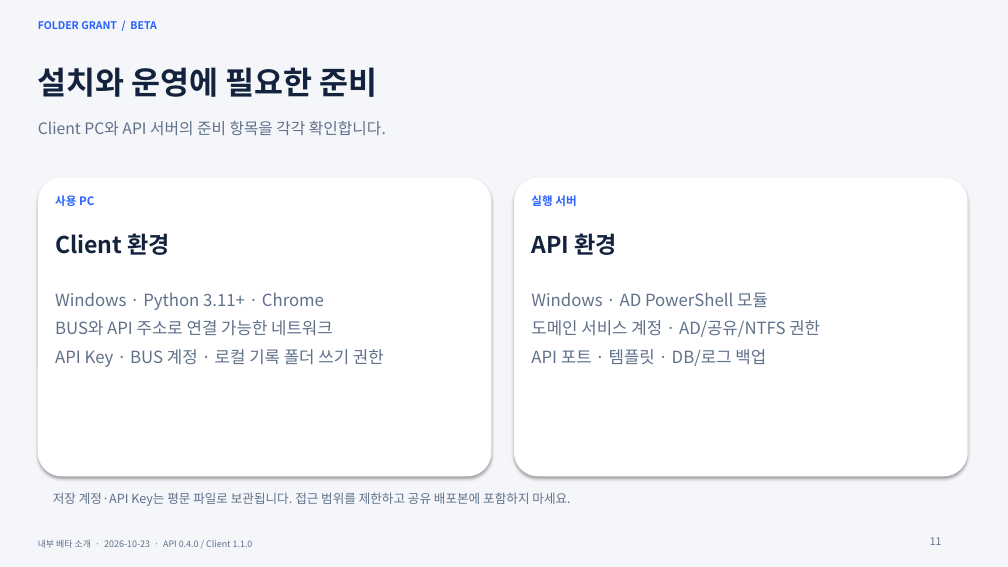
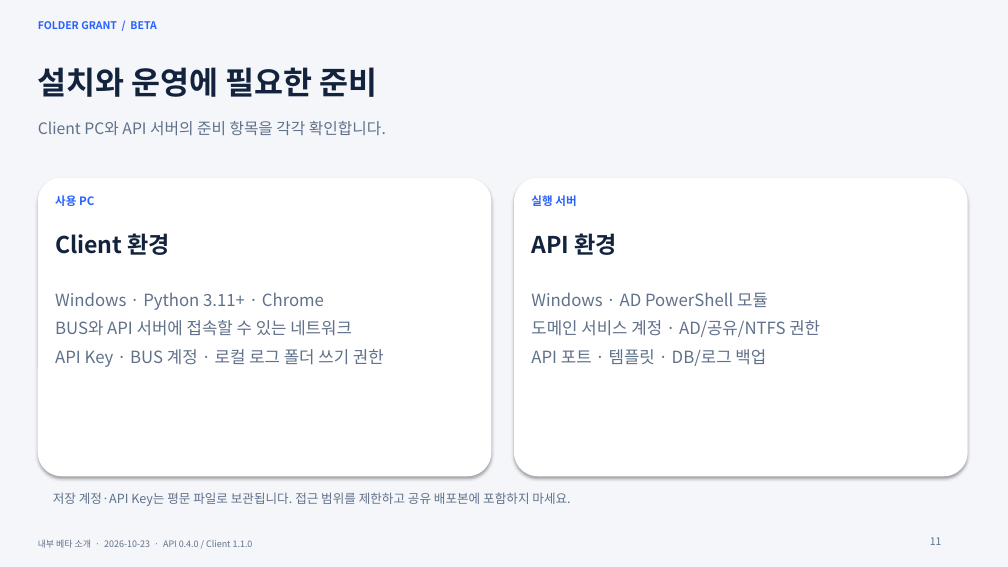
Before and after one commit to Corggi-Kim/Folder-Grant-Tool, a slide deck: slide 11 of docs/Folder_Grant_프로그램_소개서_Beta.pptx. Drawn at 1008x567 pixels with LibreOffice and Linux fonts; fonts in the diff are those of the drawing. Boxes give left, top, right and bottom in pixels: in the first picture for what was removed or moved away, otherwise in the second. Text is boxed around its words. In the diff, an @@ line names an element or a change of style, - is before the commit and + after.

```diff
--- a/docs/Folder_Grant_프로그램_소개서_Beta.pptx
+++ b/docs/Folder_Grant_프로그램_소개서_Beta.pptx
@@ text at box(55, 320, 384, 367): text changed @@
-BUS와 API 주소로 연결 가능한 네트워크
-API Key · BUS 계정 · 로컬 기록 폴더 쓰기 권한
+BUS와 API 서버에 접속할 수 있는 네트워크
+API Key · BUS 계정 · 로컬 로그 폴더 쓰기 권한
```
Also in this commit, not shown: 13 other slides changed, 2 other files.
